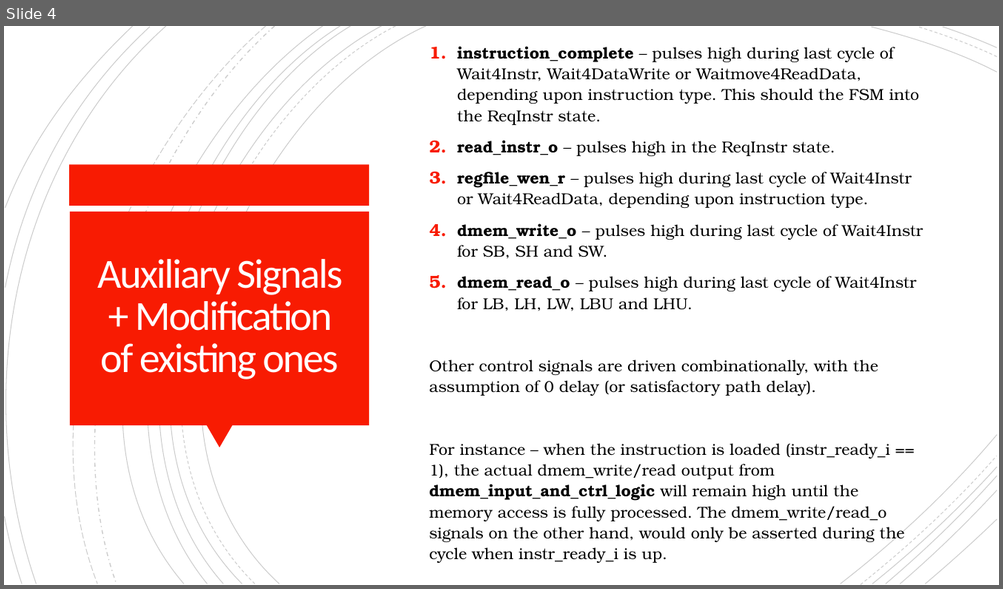
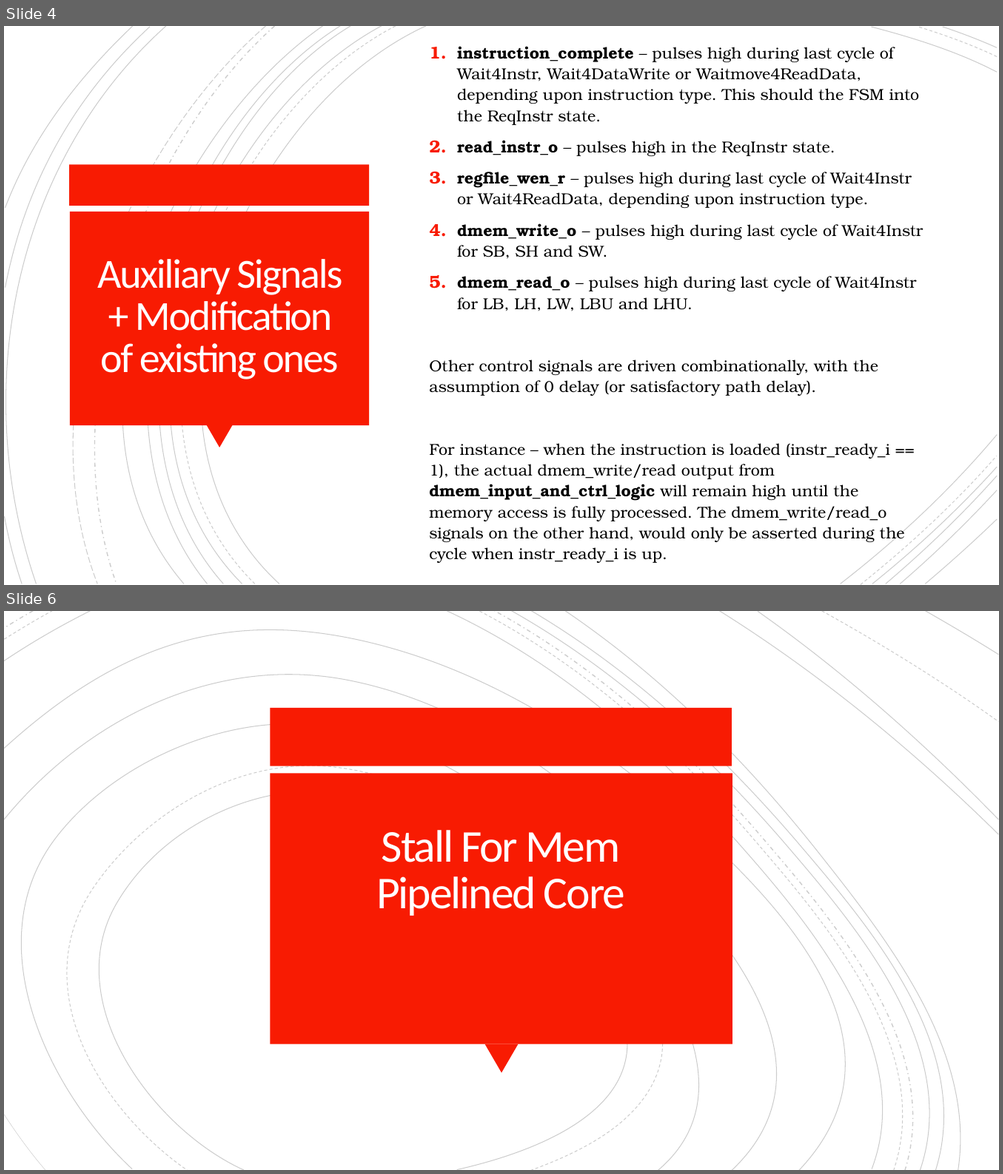
Before and after one commit to mrinav-saxena/riscv_verif0, a slide deck: rtl/core/multi_cycle/stall_for_mem_core.pptx. Shown one above the other, each under a label of ours: slide 4 before the commit, slides 4 and 6 after it; the slides between them are not shown. The pictures are 1003x589 and 1003x1174 pixels, drawn with LibreOffice and Linux fonts; fonts in the diff are those of the drawing. Boxes give left, top, right and bottom in pixels: in the first picture for what was removed or moved away, otherwise in the second. Text is boxed around its words. In the diff, an @@ line names an element or a change of style, - is before the commit and + after.

Commit message:
updated stall_for_mem_core documentation, working on pipelined core

```diff
--- a/rtl/core/multi_cycle/stall_for_mem_core.pptx
+++ b/rtl/core/multi_cycle/stall_for_mem_core.pptx
@@ slide 6 added at box(4, 611, 999, 1170), background #FFFFFF @@
@@ group added at box(4, 611, 999, 1170): 19 freeform shapes @@
@@ rectangle added at box(270, 708, 731, 766), fill #F81B02 @@
@@ rectangle added at box(270, 774, 732, 1045), fill #F81B02 @@
@@ title added at box(376, 830, 625, 916), 44 pt, text #FFFEFF @@
+Stall For Mem
+Pipelined Core
@@ triangle added at box(484, 1045, 518, 1073), fill #F81B02 @@
```
Also in this commit, not shown: 4 other slides added.
